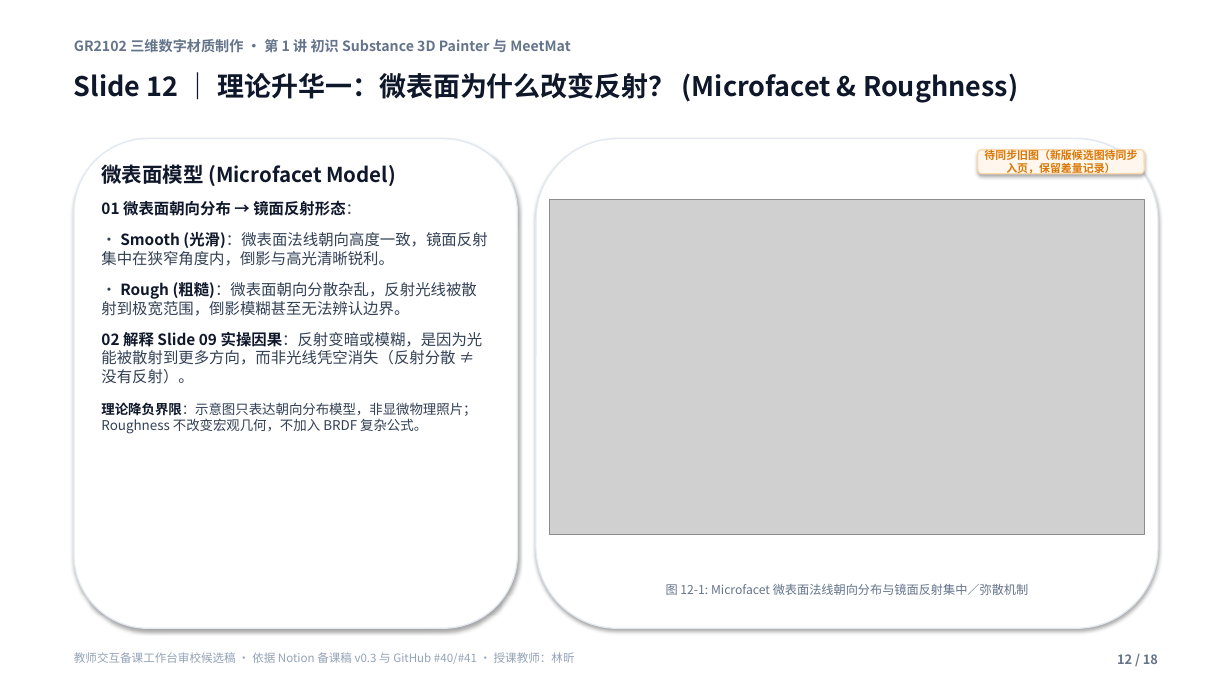
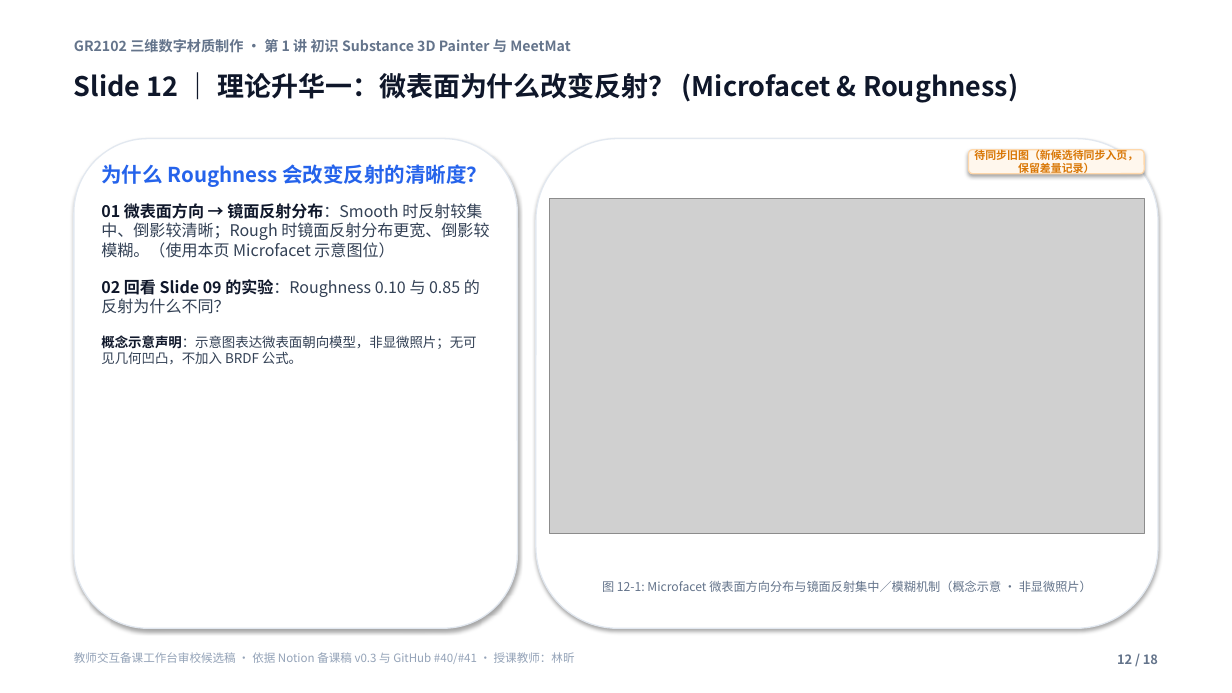
Before and after one commit to carllx/corso-pbr-materials, a slide deck: slide 12 of W1_MeetMat_18slides_teacher_review.pptx. Drawn at 1232x693 pixels with LibreOffice and Linux fonts; fonts in the diff are those of the drawing; grey boxes stand for pictures. Boxes give left, top, right and bottom in pixels: in the first picture for what was removed or moved away, otherwise in the second. Text is boxed around its words. In the diff, an @@ line names an element or a change of style, - is before the commit and + after.

Commit message:
fix(teaching): align Slide 10-12 with Notion v0.3 and refactor generator to data-driven (#40)
- Refactor build_w1_slides.py to dynamically render slide content and questions directly from slides_data.json
- Correct Slide 10 text to exact Notion spec (Roughness=0.05, X key auxiliary role)
- Align Slide 11 student follow-along steps without premature shortcut mandates (visible UI priority)
- Align Slide 12 title and questions with Microfacet reflection clarity focus
- Audit Slide 07 3rd screenshot confirming it depicts Display Settings -> Environment Map entrance rather than exposure/rotation
- Add Section 3 in image register auditing public repository licensing risks for 3rd-party assets (Slide 05 Molly commercial IP, Slide 12 textbook diagram)
- Regenerate W1_MeetMat_18slides_teacher_review.pptx, W1_MeetMat_18slides_preview.pdf, and W1_MeetMat_18slides_overview.png

```diff
--- a/W1_MeetMat_18slides_teacher_review.pptx
+++ b/W1_MeetMat_18slides_teacher_review.pptx
@@ rounded rectangle "待同步旧图（新候选待同步入页，保留差量记录）": place and size @@
-rounded rectangle "待同步旧图（新候选待同步入页，保留差量记录）" at [978,150,1144,174]
+rounded rectangle "待同步旧图（新候选待同步入页，保留差量记录）" at [969,150,1144,174]
@@ text in rounded rectangle at [974,148,1138,176]: text changed @@
-待同步旧图（新版候选图待同步入页，保留差量记录）
+待同步旧图（新候选待同步入页，保留差量记录）
@@ text at [101,164,489,364]: text changed; size 12 to 12.5 pt @@
-微表面模型 (Microfacet Model)
-01 微表面朝向分布 → 镜面反射形态：
-• Smooth (光滑)：微表面法线朝向高度一致，镜面反射集中在狭窄角度内，倒影与高光清晰锐利。
-• Rough (粗糙)：微表面朝向分散杂乱，反射光线被散射到极宽范围，倒影模糊甚至无法辨认边界。
-02 解释 Slide 09 实操因果：反射变暗或模糊，是因为光能被散射到更多方向，而非光线凭空消失（反射分散 ≠ 没有反射）。
-理论降负界限：示意图只表达朝向分布模型，非显微物理照片；Roughness 不改变宏观几何，不加入 BRDF 复杂公式。
+为什么 Roughness 会改变反射的清晰度？
+01 微表面方向 → 镜面反射分布：Smooth 时反射较集中、倒影较清晰；Rough 时镜面反射分布更宽、倒影较模糊。（使用本页 Microfacet 示意图位）
+02 回看 Slide 09 的实验：Roughness 0.10 与 0.85 的反射为什么不同？
+概念示意声明：示意图表达微表面朝向模型，非显微照片；无可见几何凹凸，不加入 BRDF 公式。
@@ text at [602,580,1092,592]: text changed @@
-图 12-1: Microfacet 微表面法线朝向分布与镜面反射集中／弥散机制
+图 12-1: Microfacet 微表面方向分布与镜面反射集中／模糊机制（概念示意 · 非显微照片）
```
Also in this commit, not shown: 17 other slides changed, 5 other files.
